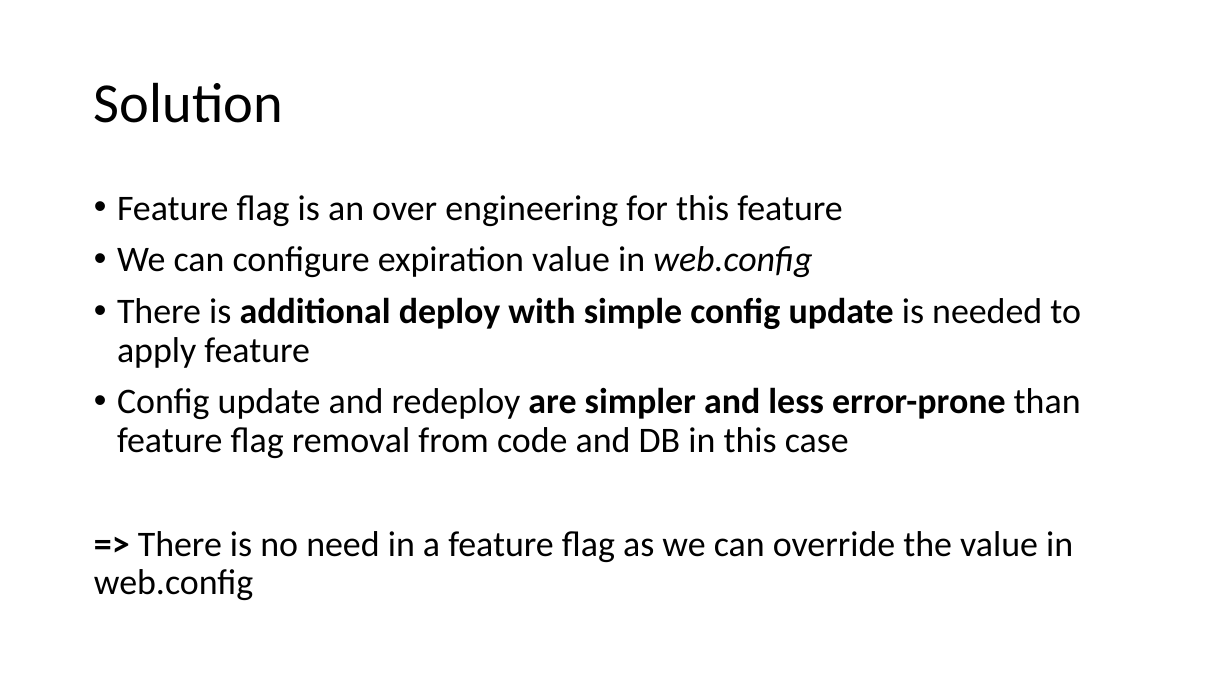
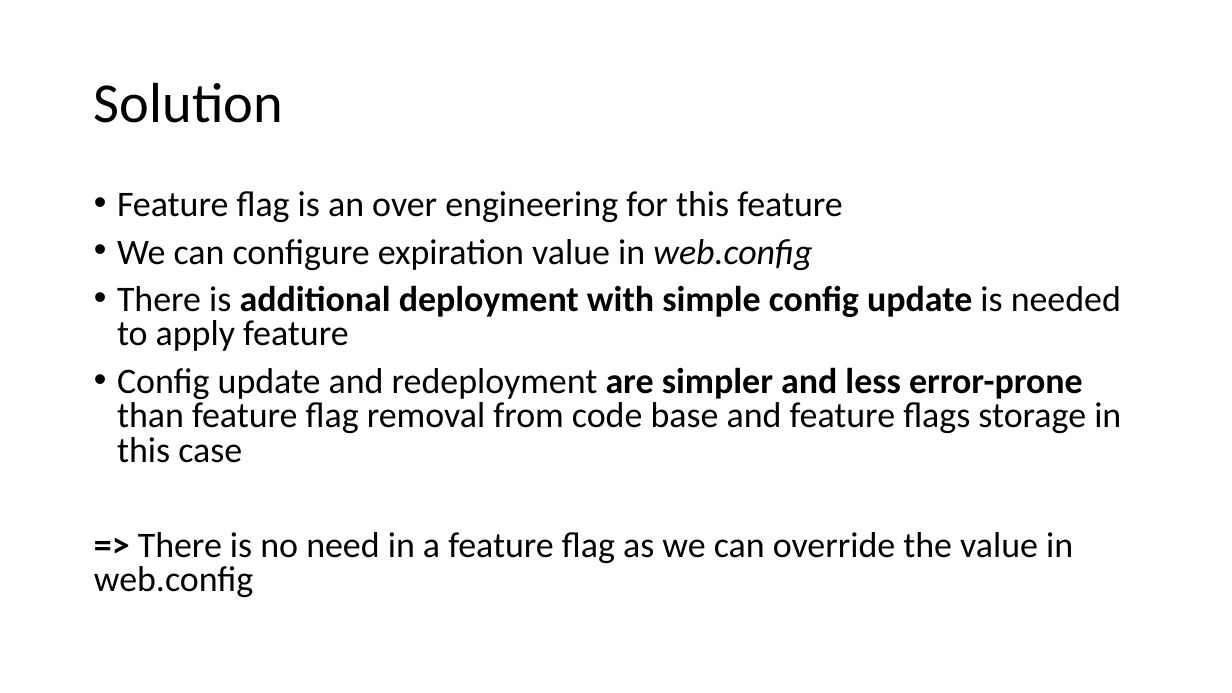
Before and after one commit to magicmanam/slides, a slide deck: slide 17 of Feature Flags.pptx (slide 15 before the commit). Drawn at 1232x693 pixels with LibreOffice and Linux fonts; fonts in the diff are those of the drawing. Boxes give left, top, right and bottom in pixels: in the first picture for what was removed or moved away, otherwise in the second. Text is boxed around its words. In the diff, an @@ line names an element or a change of style, - is before the commit and + after.

```diff
--- a/Feature Flags.pptx
+++ b/Feature Flags.pptx
@@ text at (94,191,1073,597): line spacing 0.9 to 0.8 @@
@@ text at (117,285,1121,463): text changed @@
-• There is additional deploy with simple config update is needed to apply feature
-• Config update and redeploy are simpler and less error-prone than feature flag removal from code and DB in this case
+• There is additional deployment with simple config update is needed to apply feature
+• Config update and redeployment are simpler and less error-prone than feature flag removal from code base and feature flags storage in this case
```
Also in this commit, not shown: 6 other slides changed, 2 slides added.
